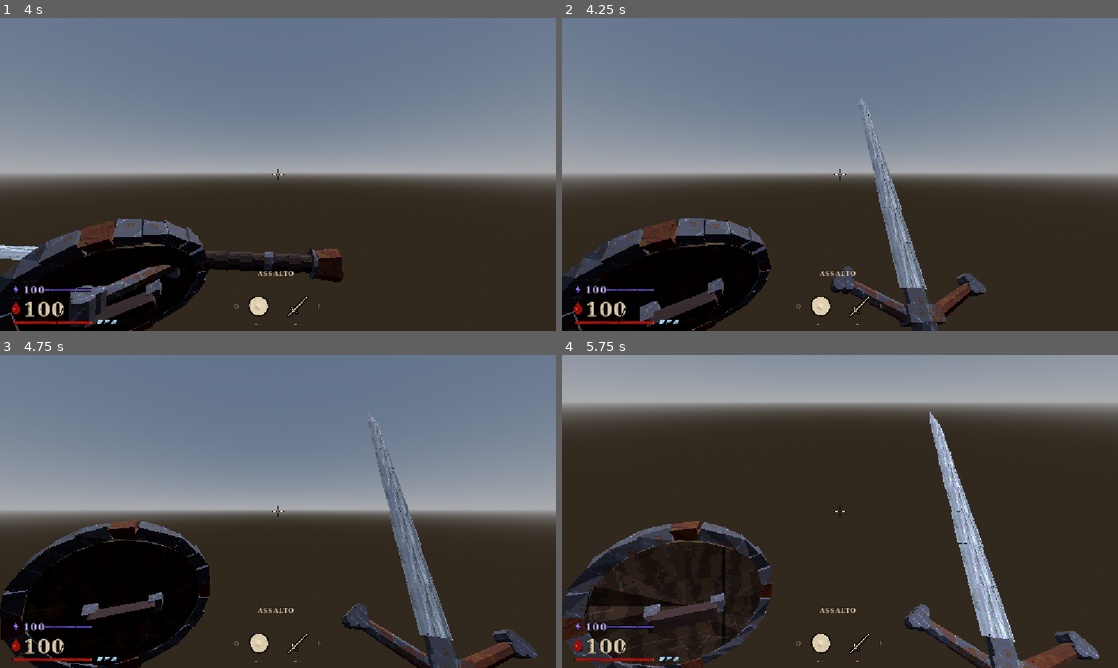
Above: before the commit, frames 1-4 (two rows, left to right).
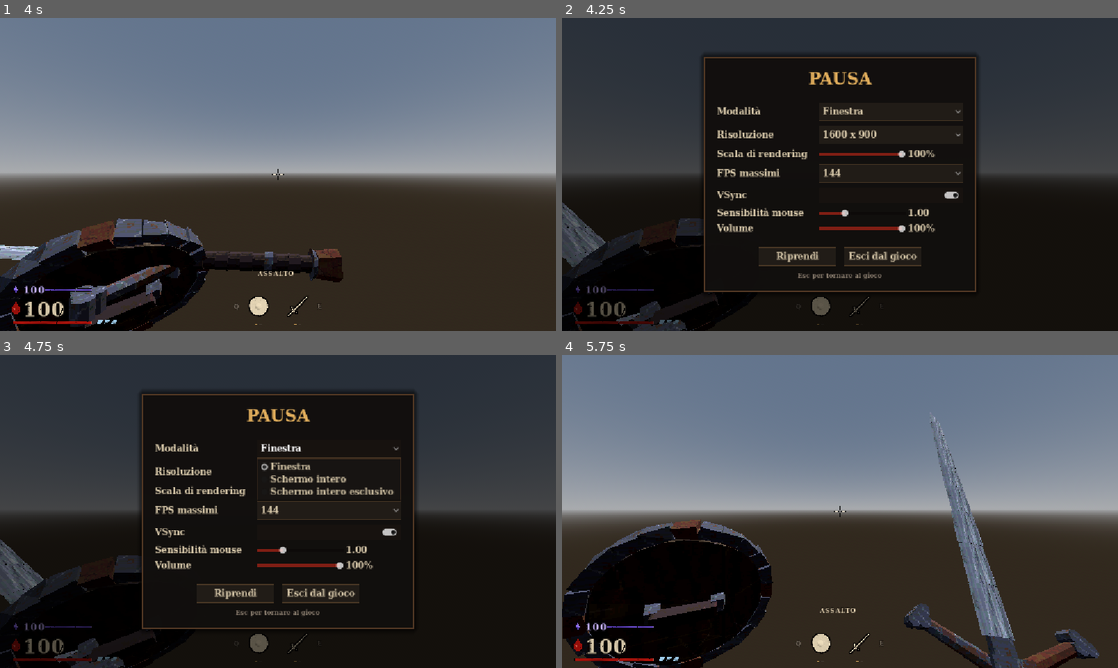
Above: after the commit, the same moments.

Repository: BigScavatore/deathless-godot
Game: Godot game, scene res://main.tscn
Two runs of this game, one before a commit and one after it. Both use one fixed random seed, a clock stepped at 60 frames per second and the inputs below. The project has no main scene, so this scene is started directly.
Inputs (mouse positions are in pixels of both pictures, inside the frame that each line leads up to):
- Up to frame 1 (4 s): move the mouse to (305, 174) at 0.52 s; hold Ctrl (slide) 0.53-1.28 s; hold W (move_forward) from 0.53 s (still down); click (305, 174) at 0.67 s; tap Space (jump) at 0.77, 1.52, 3.02, 3.77 s; move the mouse to (250, 174) at 1.27 s; click (250, 174) at 1.35 s; tap Ctrl (slide) at 1.55, 3.05, 3.8 s; move the mouse to (289, 168) at 2.02 s; hold Ctrl (slide) 2.03-2.78 s; right-click (289, 168) at 2.1 s; click (289, 168) at 2.17 s; move the mouse to (272, 180) at 2.77 s; tap Shift (dash) at 2.85 s; click (272, 180) at 2.92 s; move the mouse to (316, 177) at 3.52 s; hold R (next_mode) from 3.53 s (still down); click (316, 177) at 3.67 s
- Up to frame 2 (4.25 s): keep holding W (move_forward); keep holding R (next_mode); tap Escape (ui_cancel) at 4.15 s
- Up to frame 3 (4.75 s): release W (move_forward) at 4.25 s; release R (next_mode) at 4.25 s; click (328, 448) at 4.25 s, where only the run after the commit has a clickable "Finestra"
- Up to frame 4 (5.75 s): click (795, 592) at 5 s, where only the run after the commit has a clickable "Riprendi"

Frame 1 is identical in both runs. In frame 2, 91% of the frame differs, in the area x 0-100%, y 0-100%; in frame 3, 88%; in frame 4, 67%.

Commit message:
Fix 'Layers not declared'; pause menu with display settings
- Layers and the magic beam are loaded with preload constants (RenderLayers, Beam) instead
  of new class_name globals, so they work even before the editor registers new files.
- New 'Settings' autoload (ui/settings.gd): Esc opens a pause menu in the game's style with
  window mode, window resolution, 3D render scale, max FPS (30-240 / unlimited), VSync,
  mouse sensitivity and volume. Changes apply immediately and persist in user://settings.cfg.

Co-Authored-By: Claude Opus 5.5 <noreply@anthropic.com>
Claude-Session: https://claude.ai/code/session_01KL6evxLu5HvZZzkyFzKgem

Diff:
--- a/effects/gore.gd
+++ b/effects/gore.gd
@@ -13,10 +13,12 @@
 ## persona, nemici e gibs stanno nel layer 2 (NO_BLOOD_LAYER), così il sangue non ci "scivola" sopra.
 ## Le macchie restano a terra; oltre MAX_DECALS si cancellano le più vecchie.
 
+const RenderLayers := preload("res://effects/layers.gd")
+
 ## Layer visivi (bitmask) che ricevono le macchie di sangue.
-const BLOOD_LAYERS := Layers.WORLD
+const BLOOD_LAYERS := RenderLayers.WORLD
 ## Layer visivo per ciò che NON deve ricevere sangue (viewmodel, nemici, gibs): vedi effects/layers.gd.
-const NO_BLOOD_LAYER := Layers.NO_BLOOD
+const NO_BLOOD_LAYER := RenderLayers.NO_BLOOD
 const MAX_DECALS := 120
 ## Secondi prima che i gibs spariscano.
 const GIB_TIME := 10.0
--- a/effects/layers.gd
+++ b/effects/layers.gd
@@ -1,6 +1,7 @@
-class_name Layers
 ## Layer visivi usati dal gioco (bitmask di VisualInstance3D.layers e Decal.cull_mask).
 ## File senza dipendenze apposta: lo possono usare tutti senza creare riferimenti circolari tra classi.
+## Si carica con preload (const RenderLayers := preload("res://effects/layers.gd")), non con un class_name:
+## così funziona anche se l'editor non ha ancora registrato il file.
 
 ## Pavimento, muri, mondo: ricevono le macchie di sangue (Decal).
 const WORLD := 1
--- a/enemies/knight/knight_enemy.gd
+++ b/enemies/knight/knight_enemy.gd
@@ -12,6 +12,8 @@
 ## Animazioni nell'AnimationPlayer: idle, walk, attack, hurt, stagger, death,
 ## riposted, backstabbed, get_up.
 ## Per muoversi usa la navmesh (NavigationAgent3D); se non c'è, va dritto verso il player.
+
+const RenderLayers := preload("res://effects/layers.gd")
 
 signal died
 
@@ -375,7 +377,7 @@
 	_flash_material.albedo_color = Color(1, 1, 1, 0)
 	for child in $Model.find_children("*", "MeshInstance3D", true, false):
 		(child as MeshInstance3D).material_overlay = _flash_material
-		(child as MeshInstance3D).layers = Layers.NO_BLOOD  # il sangue a terra non gli sale addosso
+		(child as MeshInstance3D).layers = RenderLayers.NO_BLOOD  # il sangue a terra non gli sale addosso
 
 
 func _flash(color: Color, duration := 0.25) -> void:
--- a/magic/magic_beam.gd
+++ b/magic/magic_beam.gd
@@ -1,11 +1,13 @@
-class_name MagicBeam
 extends Node3D
 ## Raggio luminoso tra due punti: un nucleo chiaro e un alone colorato (cilindri additivi).
-##   var beam := MagicBeam.new(color)
+##   const Beam := preload("res://magic/magic_beam.gd")
+##   var beam := Beam.new(color)
 ##   root.add_child(beam)
 ##   beam.set_points(from, to)       # ogni frame, mentre serve
 ##   beam.fade()                     # si spegne e si distrugge da solo
 ## Non dipende da altre classi del gioco (solo Layers), così non crea riferimenti circolari.
+
+const RenderLayers := preload("res://effects/layers.gd")
 
 var _core: MeshInstance3D
 var _halo: MeshInstance3D
@@ -67,7 +69,7 @@
 	var mi := MeshInstance3D.new()
 	mi.mesh = cyl
 	mi.cast_shadow = GeometryInstance3D.SHADOW_CASTING_SETTING_OFF
-	mi.layers = Layers.NO_BLOOD
+	mi.layers = RenderLayers.NO_BLOOD
 	return mi
 
 
--- a/magic/magic_fx.gd
+++ b/magic/magic_fx.gd
@@ -7,6 +7,8 @@
 ##   MagicFX.shockwave(root, pos, normal, color)      anello che si allarga e svanisce
 ##   MagicFX.sparks(root, pos, dir, color)            schizzo di scintille
 ##   (il raggio tra due punti è in magic/magic_beam.gd, classe MagicBeam)
+
+const RenderLayers := preload("res://effects/layers.gd")
 
 
 ## Luce puntiforme che parte forte e si spegne in `duration` secondi.
@@ -36,7 +38,7 @@
 	var ring := MeshInstance3D.new()
 	ring.mesh = torus
 	ring.cast_shadow = GeometryInstance3D.SHADOW_CASTING_SETTING_OFF
-	ring.layers = Layers.NO_BLOOD
+	ring.layers = RenderLayers.NO_BLOOD
 	root.add_child(ring)
 	# Il toro sta nel piano XZ: il suo asse Y va lungo la normale.
 	ring.global_transform = Transform3D(basis_along(normal), pos)
@@ -56,7 +58,7 @@
 	box.size = Vector3.ONE * size
 	box.material = glow(color.lightened(0.3), 3.0)
 	p.mesh = box
-	p.layers = Layers.NO_BLOOD
+	p.layers = RenderLayers.NO_BLOOD
 	p.cast_shadow = GeometryInstance3D.SHADOW_CASTING_SETTING_OFF
 	p.one_shot = true
 	p.explosiveness = 1.0
--- a/magic/projectiles/arcane_orb.gd
+++ b/magic/projectiles/arcane_orb.gd
@@ -4,6 +4,8 @@
 ## vedi player/weapons/synergies.gd).
 ## Prima gira attorno al player (la posizione la decide Synergies), poi un fendente lo lancia:
 ## vola dritto, e all'impatto esplode colpendo il bersaglio e tutti i nemici vicini.
+
+const RenderLayers := preload("res://effects/layers.gd")
 
 var color := Color(0.62, 0.42, 1.0)
 var damage := 30.0
@@ -49,7 +51,7 @@
 
 	for mi in [core, halo]:
 		(mi as MeshInstance3D).cast_shadow = GeometryInstance3D.SHADOW_CASTING_SETTING_OFF
-		(mi as MeshInstance3D).layers = Layers.NO_BLOOD
+		(mi as MeshInstance3D).layers = RenderLayers.NO_BLOOD
 
 	var light := OmniLight3D.new()
 	light.light_color = color
@@ -62,7 +64,7 @@
 	box.size = Vector3.ONE * 0.04
 	box.material = MagicFX.glow(color.lightened(0.3), 3.0)
 	_trail.mesh = box
-	_trail.layers = Layers.NO_BLOOD
+	_trail.layers = RenderLayers.NO_BLOOD
 	_trail.amount = 16
 	_trail.lifetime = 0.4
 	_trail.local_coords = false
--- a/magic/projectiles/magic_shard_projectile.gd
+++ b/magic/projectiles/magic_shard_projectile.gd
@@ -10,6 +10,9 @@
 ## e lui la respinge con lo scudo (parata o parry, vedi player.reflect_strength), riparte verso il
 ## mirino più veloce e più forte, con i rimbalzi ricaricati.
 
+const RenderLayers := preload("res://effects/layers.gd")
+const Beam := preload("res://magic/magic_beam.gd")
+
 var damage := 28.0
 var speed := 75.0
 var color := Color(0.62, 0.42, 1.0)
@@ -24,7 +27,7 @@
 
 var _exclude: Array[RID] = []
 var _start := Vector3.ZERO
-var _beam: MagicBeam
+var _beam: Beam
 var _done := false
 var _max_bounces := 0
 var _travelled := 0.0
@@ -39,7 +42,7 @@
 	shard.mesh = _shard_mesh()
 	shard.material_override = MagicFX.glow(color, 5.0)
 	shard.cast_shadow = GeometryInstance3D.SHADOW_CASTING_SETTING_OFF
-	shard.layers = Layers.NO_BLOOD
+	shard.layers = RenderLayers.NO_BLOOD
 	shard.scale = Vector3.ONE * 1.6
 	add_child(shard)
 
@@ -52,7 +55,7 @@
 	sphere.material = MagicFX.additive(color, 0.35)
 	halo.mesh = sphere
 	halo.cast_shadow = GeometryInstance3D.SHADOW_CASTING_SETTING_OFF
-	halo.layers = Layers.NO_BLOOD
+	halo.layers = RenderLayers.NO_BLOOD
 	add_child(halo)
 
 	var light := OmniLight3D.new()
@@ -66,7 +69,7 @@
 	box.size = Vector3.ONE * 0.05
 	box.material = MagicFX.glow(color.lightened(0.3), 3.0)
 	trail.mesh = box
-	trail.layers = Layers.NO_BLOOD
+	trail.layers = RenderLayers.NO_BLOOD
 	trail.amount = 40
 	trail.lifetime = 0.35
 	trail.local_coords = false
@@ -185,7 +188,7 @@
 	if is_instance_valid(_beam):
 		_beam.fade(0.4)
 	_start = global_position
-	_beam = MagicBeam.new(color)
+	_beam = Beam.new(color)
 	get_tree().current_scene.add_child(_beam)
 
 
--- a/player/player.gd
+++ b/player/player.gd
@@ -3,7 +3,7 @@
 ## scivolata e slam.
 ## WASD / stick sinistro = movimento, Spazio / A = salto (anche wall jump),
 ## Shift / B = dash, Ctrl / C / LB = scivolata (a terra) o slam (in aria),
-## mouse / stick destro = camera, Esc = rilascia il mouse.
+## mouse / stick destro = camera, Esc = menu di pausa e impostazioni (ui/settings.gd).
 ## Scivolata: velocità costante finché tieni premuto; saltando durante la scivolata
 ## mantieni lo slancio (salto lungo).
 ## Slam: picchiata verso il basso; all'impatto danneggia e lancia i nemici vicini.
@@ -159,8 +159,6 @@
 		return
 	if event is InputEventMouseMotion and Input.mouse_mode == Input.MOUSE_MODE_CAPTURED and _locked_time <= 0.0:
 		_rotate_camera(event.relative * mouse_sensitivity)
-	elif event.is_action_pressed("ui_cancel"):
-		Input.mouse_mode = Input.MOUSE_MODE_VISIBLE
 	elif event is InputEventMouseButton and event.pressed:
 		Input.mouse_mode = Input.MOUSE_MODE_CAPTURED
 
--- a/player/viewmodel.gd
+++ b/player/viewmodel.gd
@@ -19,6 +19,8 @@
 ##
 ## Le armi usano viewmodel.gdshader: FOV proprio e sempre disegnate davanti al mondo
 ## (non entrano nei muri e non si deformano col FOV del dash).
+
+const RenderLayers := preload("res://effects/layers.gd")
 
 signal hand_changed(hand: Weapon.Hand, weapon: Weapon)
 
@@ -279,7 +281,7 @@
 	for child in weapon.find_children("*", "MeshInstance3D", true, false):
 		var mi := child as MeshInstance3D
 		mi.cast_shadow = GeometryInstance3D.SHADOW_CASTING_SETTING_OFF
-		mi.layers = Layers.NO_BLOOD  # le macchie di sangue (Decal) non si proiettano sulle armi
+		mi.layers = RenderLayers.NO_BLOOD  # le macchie di sangue (Decal) non si proiettano sulle armi
 		if mi.mesh == null:
 			continue
 		for i in mi.mesh.get_surface_count():
--- a/project.godot
+++ b/project.godot
@@ -14,6 +14,10 @@
 config/features=PackedStringArray("4.7", "Forward Plus")
 config/icon="res://icon.svg"
 
+[autoload]
+
+Settings="*res://ui/settings.gd"
+
 [display]
 
 window/stretch/mode="canvas_items"
--- /dev/null
+++ b/ui/settings.gd
@@ -0,0 +1,377 @@
+extends Node
+## Impostazioni e menu di pausa (autoload "Settings", vedi project.godot).
+## Esc apre/chiude il menu: il gioco va in pausa e il mouse si libera.
+## Le impostazioni si applicano subito e si salvano in user://settings.cfg
+## (su Windows: %APPDATA%/Godot/app_userdata/Deathless/settings.cfg), poi vengono ricaricate
+## a ogni avvio.
+##
+##   Modalità finestra    finestra / schermo intero / schermo intero esclusivo
+##   Risoluzione          dimensione della finestra (in modalità finestra)
+##   Scala di rendering   percentuale della risoluzione a cui si disegna il 3D (più bassa = più
+##                        "sgranato" e più veloce); la HUD resta nitida
+##   FPS massimi          30 ... 240 o illimitati
+##   VSync                sincronizzazione verticale
+##   Sensibilità mouse, volume
+##
+## Da codice: Settings.values["max_fps"], Settings.set_value("vsync", false) ecc.
+
+const PATH := "user://settings.cfg"
+const WINDOW_MODES := ["Finestra", "Schermo intero", "Schermo intero esclusivo"]
+const RESOLUTIONS := [Vector2i(1280, 720), Vector2i(1600, 900), Vector2i(1920, 1080), Vector2i(2560, 1440), Vector2i(3840, 2160)]
+const FPS_OPTIONS := [30, 60, 75, 120, 144, 165, 240, 0]  # 0 = illimitati
+
+const BONE := Color(0.84, 0.78, 0.66)
+const GOLD := Color(0.88, 0.68, 0.36)
+const DIM := Color(0.55, 0.5, 0.44)
+
+var values := {
+	"window_mode": 0,
+	"resolution": Vector2i(1600, 900),
+	"render_scale": 1.0,
+	"max_fps": 144,
+	"vsync": true,
+	"mouse_sensitivity": 1.0,  # moltiplicatore della sensibilità del player
+	"volume": 1.0,
+}
+
+var _layer: CanvasLayer
+var _menu: Control
+var _font: Font
+var _scale_label: Label
+var _sens_label: Label
+var _volume_label: Label
+var _base_sensitivity := {}  # player -> sensibilità originale (export del player)
+
+
+func _ready() -> void:
+	process_mode = Node.PROCESS_MODE_ALWAYS
+	_load()
+	_build_menu()
+	apply()
+	# Ogni volta che entra un player (es. ricaricando il livello) gli si applica la sensibilità.
+	get_tree().node_added.connect(_on_node_added)
+
+
+func _unhandled_input(event: InputEvent) -> void:
+	if event.is_action_pressed("ui_cancel"):
+		toggle_menu()
+		get_viewport().set_input_as_handled()
+
+
+## Apre o chiude il menu di pausa.
+func toggle_menu() -> void:
+	var open := not _menu.visible
+	_menu.visible = open
+	get_tree().paused = open
+	Input.mouse_mode = Input.MOUSE_MODE_VISIBLE if open else Input.MOUSE_MODE_CAPTURED
+
+
+func set_value(key: String, value: Variant) -> void:
+	values[key] = value
+	apply()
+	_save()
+
+
+## Applica tutte le impostazioni.
+func apply() -> void:
+	var mode: int = values["window_mode"]
+	match mode:
+		0:
+			if DisplayServer.window_get_mode() != DisplayServer.WINDOW_MODE_WINDOWED:
+				DisplayServer.window_set_mode(DisplayServer.WINDOW_MODE_WINDOWED)
+			var size: Vector2i = values["resolution"]
+			var screen := DisplayServer.window_get_current_screen()
+			var usable := DisplayServer.screen_get_usable_rect(screen)
+			size = Vector2i(mini(size.x, usable.size.x), mini(size.y, usable.size.y))
+			DisplayServer.window_set_size(size)
+			DisplayServer.window_set_position(usable.position + (usable.size - size) / 2)
+		1:
+			DisplayServer.window_set_mode(DisplayServer.WINDOW_MODE_FULLSCREEN)
+		2:
+			DisplayServer.window_set_mode(DisplayServer.WINDOW_MODE_EXCLUSIVE_FULLSCREEN)
+	DisplayServer.window_set_vsync_mode(
+			DisplayServer.VSYNC_ENABLED if values["vsync"] else DisplayServer.VSYNC_DISABLED)
+	Engine.max_fps = values["max_fps"]
+	var root := get_tree().root
+	root.scaling_3d_mode = Viewport.SCALING_3D_MODE_BILINEAR
+	root.scaling_3d_scale = clampf(values["render_scale"], 0.25, 1.0)
+	var bus := AudioServer.get_bus_index("Master")
+	AudioServer.set_bus_volume_db(bus, linear_to_db(maxf(values["volume"], 0.0001)))
+	for player in get_tree().get_nodes_in_group("player"):
+		_apply_sensitivity(player)
+
+
+func _apply_sensitivity(player: Node) -> void:
+	if not "mouse_sensitivity" in player:
+		return
+	if not _base_sensitivity.has(player):
+		_base_sensitivity[player] = player.mouse_sensitivity
+	player.mouse_sensitivity = _base_sensitivity[player] * float(values["mouse_sensitivity"])
+
+
+func _on_node_added(node: Node) -> void:
+	if node is CharacterBody3D and "mouse_sensitivity" in node:
+		# Aspetta che entri nel gruppo "player" (succede nel suo _ready).
+		node.ready.connect(_on_player_ready.bind(node), CONNECT_ONE_SHOT)
+
+
+func _on_player_ready(node: Node) -> void:
+	if is_instance_valid(node) and node.is_in_group("player"):
+		_apply_sensitivity(node)
+
+
+# --- Salvataggio -------------------------------------------------------------
+
+func _load() -> void:
+	var cfg := ConfigFile.new()
+	if cfg.load(PATH) != OK:
+		return
+	for key in values:
+		values[key] = cfg.get_value("settings", key, values[key])
+
+
+func _save() -> void:
+	var cfg := ConfigFile.new()
+	for key in values:
+		cfg.set_value("settings", key, values[key])
+	cfg.save(PATH)
+
+
+# --- Menu --------------------------------------------------------------------
+
+func _build_menu() -> void:
+	_font = _make_font()
+	_layer = CanvasLayer.new()
+	_layer.layer = 50
+	add_child(_layer)
+
+	_menu = Control.new()
+	_menu.set_anchors_preset(Control.PRESET_FULL_RECT)
+	_menu.theme = _make_theme()
+	_menu.visible = false
+	_layer.add_child(_menu)
+
+	var shade := ColorRect.new()
+	shade.color = Color(0, 0, 0, 0.6)
+	shade.set_anchors_preset(Control.PRESET_FULL_RECT)
+	_menu.add_child(shade)
+
+	var center := CenterContainer.new()
+	center.set_anchors_preset(Control.PRESET_FULL_RECT)
+	_menu.add_child(center)
+	var panel := PanelContainer.new()
+	panel.custom_minimum_size = Vector2(520, 0)
+	center.add_child(panel)
+	var box := VBoxContainer.new()
+	box.add_theme_constant_override("separation", 12)
+	panel.add_child(box)
+
+	var title := Label.new()
+	title.text = "PAUSA"
+	title.horizontal_alignment = HORIZONTAL_ALIGNMENT_CENTER
+	title.add_theme_font_size_override("font_size", 34)
+	title.add_theme_color_override("font_color", GOLD)
+	box.add_child(title)
+	box.add_child(HSeparator.new())
+
+	var grid := GridContainer.new()
+	grid.columns = 2
+	grid.add_theme_constant_override("h_separation", 24)
+	grid.add_theme_constant_override("v_separation", 10)
+	box.add_child(grid)
+
+	# Modalità finestra
+	var mode := OptionButton.new()
+	for i in WINDOW_MODES.size():
+		mode.add_item(WINDOW_MODES[i], i)
+	mode.selected = values["window_mode"]
+	mode.item_selected.connect(func(i: int) -> void: set_value("window_mode", i))
+	_row(grid, "Modalità", mode)
+
+	# Risoluzione (solo quelle che stanno nello schermo)
+	var res := OptionButton.new()
+	var screen_size := DisplayServer.screen_get_size(DisplayServer.window_get_current_screen())
+	var listed: Array[Vector2i] = []
+	for r: Vector2i in RESOLUTIONS:
+		if r.x <= screen_size.x and r.y <= screen_size.y:
+			listed.append(r)
+	if not listed.has(values["resolution"]):
+		listed.append(values["resolution"])
+	for i in listed.size():
+		res.add_item("%d x %d" % [listed[i].x, listed[i].y], i)
+		if listed[i] == values["resolution"]:
+			res.selected = i
+	res.item_selected.connect(func(i: int) -> void: set_value("resolution", listed[i]))
+	_row(grid, "Risoluzione", res)
+
+	# Scala di rendering 3D
+	var scale_box := HBoxContainer.new()
+	var scale_slider := HSlider.new()
+	scale_slider.min_value = 0.25
+	scale_slider.max_value = 1.0
+	scale_slider.step = 0.05
+	scale_slider.value = values["render_scale"]
+	scale_slider.custom_minimum_size = Vector2(180, 0)
+	scale_slider.size_flags_vertical = Control.SIZE_SHRINK_CENTER
+	_scale_label = Label.new()
+	_scale_label.custom_minimum_size = Vector2(56, 0)
+	_scale_label.text = "%d%%" % roundi(scale_slider.value * 100)
+	scale_slider.value_changed.connect(func(v: float) -> void:
+		_scale_label.text = "%d%%" % roundi(v * 100)
+		set_value("render_scale", v)
+	)
+	scale_box.add_child(scale_slider)
+	scale_box.add_child(_scale_label)
+	_row(grid, "Scala di rendering", scale_box)
+
+	# FPS massimi
+	var fps := OptionButton.new()
+	for i in FPS_OPTIONS.size():
+		var f: int = FPS_OPTIONS[i]
+		fps.add_item("Illimitati" if f == 0 else str(f), i)
+		if f == values["max_fps"]:
+			fps.selected = i
+	fps.item_selected.connect(func(i: int) -> void: set_value("max_fps", FPS_OPTIONS[i]))
+	_row(grid, "FPS massimi", fps)
+
+	# VSync
+	var vsync := CheckButton.new()
+	vsync.button_pressed = values["vsync"]
+	vsync.toggled.connect(func(on: bool) -> void: set_value("vsync", on))
+	_row(grid, "VSync", vsync)
+
+	# Sensibilità mouse
+	var sens_box := HBoxContainer.new()
+	var sens := HSlider.new()
+	sens.min_value = 0.2
+	sens.max_value = 3.0
+	sens.step = 0.05
+	sens.value = values["mouse_sensitivity"]
+	sens.custom_minimum_size = Vector2(180, 0)
+	sens.size_flags_vertical = Control.SIZE_SHRINK_CENTER
+	_sens_label = Label.new()
+	_sens_label.custom_minimum_size = Vector2(56, 0)
+	_sens_label.text = "%.2f" % sens.value
+	sens.value_changed.connect(func(v: float) -> void:
+		_sens_label.text = "%.2f" % v
+		set_value("mouse_sensitivity", v)
+	)
+	sens_box.add_child(sens)
+	sens_box.add_child(_sens_label)
+	_row(grid, "Sensibilità mouse", sens_box)
+
+	# Volume
+	var vol_box := HBoxContainer.new()
+	var vol := HSlider.new()
+	vol.min_value = 0.0
+	vol.max_value = 1.0
+	vol.step = 0.05
+	vol.value = values["volume"]
+	vol.custom_minimum_size = Vector2(180, 0)
+	vol.size_flags_vertical = Control.SIZE_SHRINK_CENTER
+	_volume_label = Label.new()
+	_volume_label.custom_minimum_size = Vector2(56, 0)
+	_volume_label.text = "%d%%" % roundi(vol.value * 100)
+	vol.value_changed.connect(func(v: float) -> void:
+		_volume_label.text = "%d%%" % roundi(v * 100)
+		set_value("volume", v)
+	)
+	vol_box.add_child(vol)
+	vol_box.add_child(_volume_label)
+	_row(grid, "Volume", vol_box)
+
+	box.add_child(HSeparator.new())
+	var buttons := HBoxContainer.new()
+	buttons.alignment = BoxContainer.ALIGNMENT_CENTER
+	buttons.add_theme_constant_override("separation", 16)
+	box.add_child(buttons)
+	var resume := Button.new()
+	resume.text = "Riprendi"
+	resume.custom_minimum_size = Vector2(160, 0)
+	resume.pressed.connect(toggle_menu)
+	buttons.add_child(resume)
+	var quit := Button.new()
+	quit.text = "Esci dal gioco"
+	quit.custom_minimum_size = Vector2(160, 0)
+	quit.pressed.connect(func() -> void: get_tree().quit())
+	buttons.add_child(quit)
+
+	var hint := Label.new()
+	hint.text = "Esc per tornare al gioco"
+	hint.horizontal_alignment = HORIZONTAL_ALIGNMENT_CENTER
+	hint.add_theme_font_size_override("font_size", 13)
+	hint.add_theme_color_override("font_color", DIM)
+	box.add_child(hint)
+
+
+func _row(grid: GridContainer, text: String, control: Control) -> void:
+	var label := Label.new()
+	label.text = text
+	label.size_flags_vertical = Control.SIZE_SHRINK_CENTER
+	grid.add_child(label)
+	control.size_flags_horizontal = Control.SIZE_EXPAND_FILL
+	grid.add_child(control)
+
+
+## Stile del menu: ferro scuro, bordi color ruggine, font serif (lo stesso della HUD).
+func _make_theme() -> Theme:
+	var theme := Theme.new()
+	theme.default_font = _font
+	theme.default_font_size = 18
+
+	var panel := StyleBoxFlat.new()
+	panel.bg_color = Color(0.07, 0.06, 0.055, 0.96)
+	panel.border_color = Color(0.32, 0.22, 0.14)
+	panel.set_border_width_all(2)
+	panel.set_content_margin_all(26)
+	panel.shadow_color = Color(0, 0, 0, 0.6)
+	panel.shadow_size = 12
+	theme.set_stylebox("panel", "PanelContainer", panel)
+
+	var normal := StyleBoxFlat.new()
+	normal.bg_color = Color(0.13, 0.11, 0.09)
+	normal.border_color = Color(0.28, 0.21, 0.14)
+	normal.set_border_width_all(1)
+	normal.set_content_margin_all(8)
+	var hover := normal.duplicate() as StyleBoxFlat
+	hover.bg_color = Color(0.2, 0.15, 0.1)
+	hover.border_color = GOLD.darkened(0.3)
+	var pressed := normal.duplicate() as StyleBoxFlat
+	pressed.bg_color = Color(0.09, 0.07, 0.06)
+	for type in ["Button", "OptionButton", "CheckButton"]:
+		theme.set_stylebox("normal", type, normal)
+		theme.set_stylebox("hover", type, hover)
+		theme.set_stylebox("pressed", type, pressed)
+		theme.set_stylebox("focus", type, hover)
+		theme.set_color("font_color", type, BONE)
+		theme.set_color("font_hover_color", type, GOLD)
+		theme.set_color("font_pressed_color", type, GOLD)
+	theme.set_color("font_color", "Label", BONE)
+
+	var popup := StyleBoxFlat.new()
+	popup.bg_color = Color(0.09, 0.08, 0.07)
+	popup.border_color = Color(0.32, 0.22, 0.14)
+	popup.set_border_width_all(1)
+	popup.set_content_margin_all(6)
+	theme.set_stylebox("panel", "PopupMenu", popup)
+	theme.set_color("font_color", "PopupMenu", BONE)
+	theme.set_color("font_hover_color", "PopupMenu", GOLD)
+
+	var track := StyleBoxFlat.new()
+	track.bg_color = Color(0.05, 0.04, 0.035)
+	track.set_content_margin_all(3)
+	var fill := StyleBoxFlat.new()
+	fill.bg_color = Color(0.5, 0.12, 0.08)
+	fill.set_content_margin_all(3)
+	theme.set_stylebox("slider", "HSlider", track)
+	theme.set_stylebox("grabber_area", "HSlider", fill)
+	theme.set_stylebox("grabber_area_highlight", "HSlider", fill)
+	return theme
+
+
+func _make_font() -> Font:
+	var sys := SystemFont.new()
+	sys.font_names = PackedStringArray(["Cinzel", "Trajan Pro", "Palatino Linotype", "Book Antiqua",
+			"Georgia", "Times New Roman", "DejaVu Serif", "Liberation Serif", "serif"])
+	sys.font_weight = 600
+	return sys
